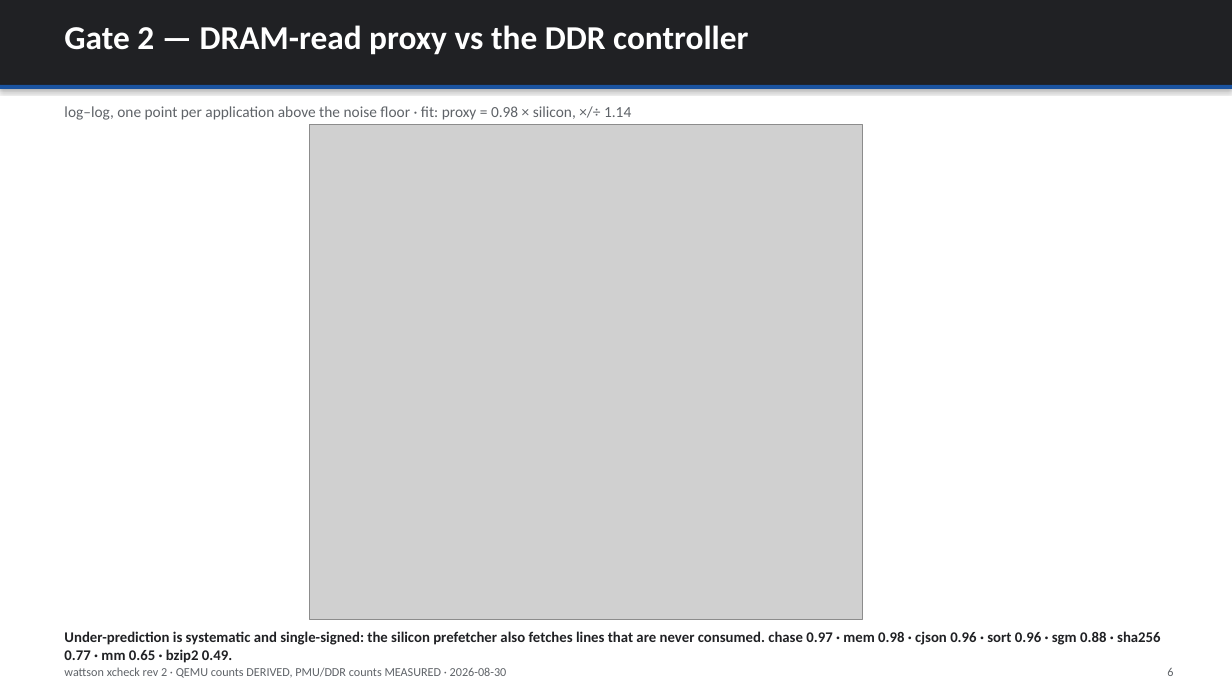
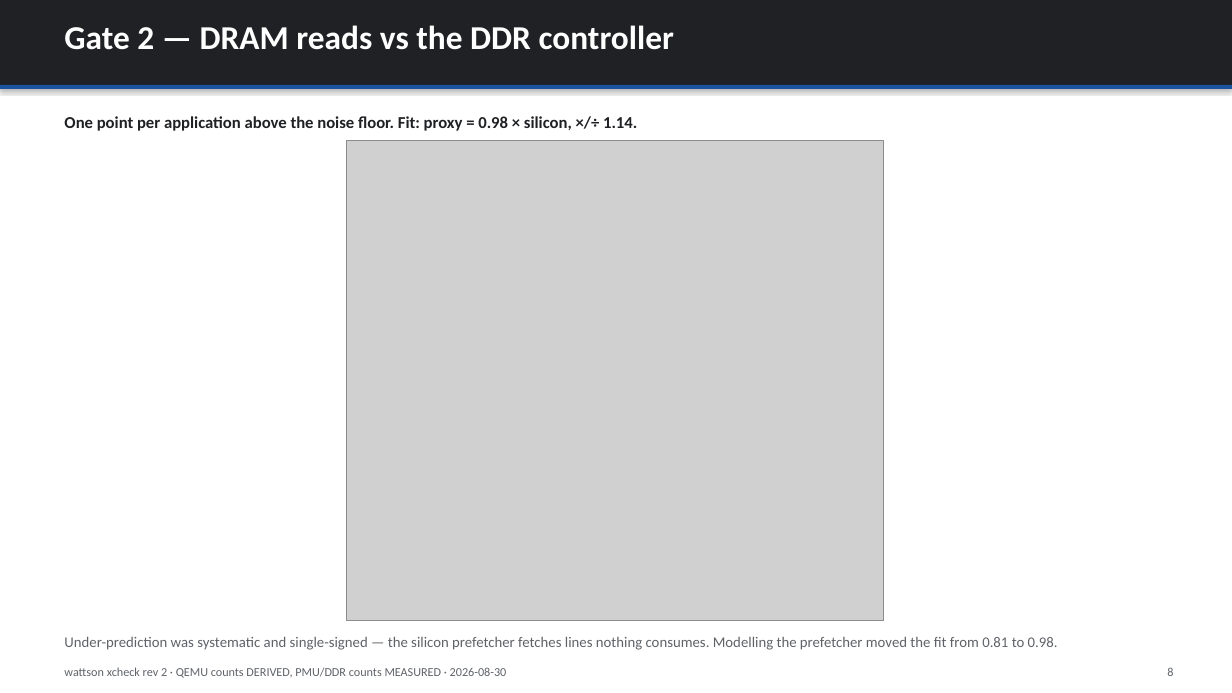
Before and after one commit to kylefoxaustin/wattson, a slide deck: slide 8 of xcheck/xcheck-correlation.pptx (slide 6 before the commit). Drawn at 1232x693 pixels with LibreOffice and Linux fonts; fonts in the diff are those of the drawing; grey boxes stand for pictures. Boxes give left, top, right and bottom in pixels: in the first picture for what was removed or moved away, otherwise in the second. Text is boxed around its words. In the diff, an @@ line names an element or a change of style, - is before the commit and + after.

Commit message:
deck rewritten for an audience with no background; adds the gate-AF bridge
Audience correction: readers see the numbers, not the journey. Roughly 10x
less narrative on every slide -- the why's, the campaign history and the
build-up are gone; tables and charts carry the content.

NEW, right after the answer slide: two recommendation slides.
  - THE GATE-AF BRIDGE. Their spreadsheet wants a gate activity factor
    (0/3/5/7%, 5% = block maxed); we measure utilization. The bridge needs no
    gate counts because their 5% anchor already contains the gates-per-event
    constant: AF_app = AF_idle + (AF_max - AF_idle) x U, with U measured in
    QEMU against a saturating microbench we already ship. Spreadsheet,
    coefficients and physics unchanged -- one assumed constant becomes a
    measured one. The pitch: today you assume 3% and get the power of an
    abstraction; this way you name an app and get the power of that app.
  - THREE LEVELS OF DETAIL. Counts per run / instruction-class histogram /
    full instruction trace. Levels 2 and 3 are stock upstream plugins
    (howvec, execlog) -- nothing to write. Includes a MEASURED example taken
    this evening: SQLite is 52% load/store, Pac-Man 37% integer ALU with 13x
    the FP/SIMD share. One flat AF cannot separate those; a per-class AF can.

Also: scatter.png was stale -- its legend read 0.81 while the caption beside
it read 0.98 (it predated the prefetch model). Regenerated from the current
vectors, and make_scatter.py now reads them, so the two agree.

Spacing pass throughout: tables sized to fill their slides, consistent
vertical rhythm, no dead bands.

```diff
--- a/xcheck/xcheck-correlation.pptx
+++ b/xcheck/xcheck-correlation.pptx
@@ text at bbox=[64, 25, 674, 50]: text changed @@
-Gate 2 — DRAM-read proxy vs the DDR controller
+Gate 2 — DRAM reads vs the DDR controller
@@ text at bbox=[64, 116, 637, 131]: text changed; size 12 to 13 pt; text colour #5F6368 to #202124; bold on @@
-log–log, one point per application above the noise floor · fit: proxy = 0.98 × silicon, ×/÷ 1.14
+One point per application above the noise floor. Fit: proxy = 0.98 × silicon, ×/÷ 1.14.
@@ picture: place and size @@
-picture at bbox=[310, 125, 862, 619]
+picture at bbox=[347, 140, 884, 621]
@@ text at bbox=[64, 636, 1058, 650]: text changed; text colour #202124 to #5F6368; bold off @@
-Under-prediction is systematic and single-signed: the silicon prefetcher also fetches lines that are never consumed. chase 0.97 · mem 0.98 · cjson 0.96 · sort 0.96 · sgm 0.88 · sha256 0.77 · mm 0.65 · bzip2 0.49.
+Under-prediction was systematic and single-signed — the silicon prefetcher fetches lines nothing consumes. Modelling the prefetcher moved the fit from 0.81 to 0.98.
```
Also in this commit, not shown: 6 other slides changed, 4 slides added, 2 slides removed, 3 other files.
